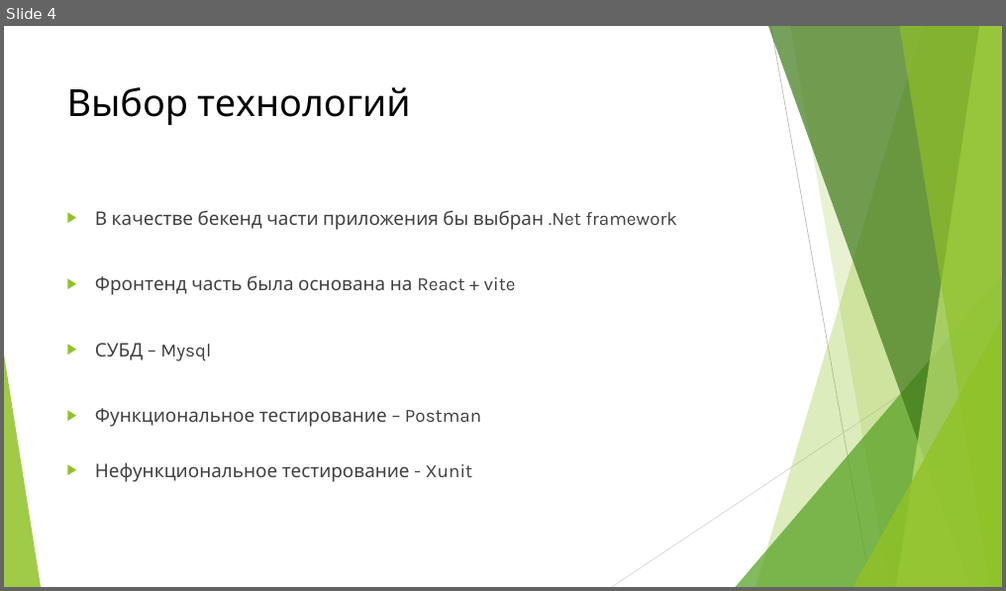
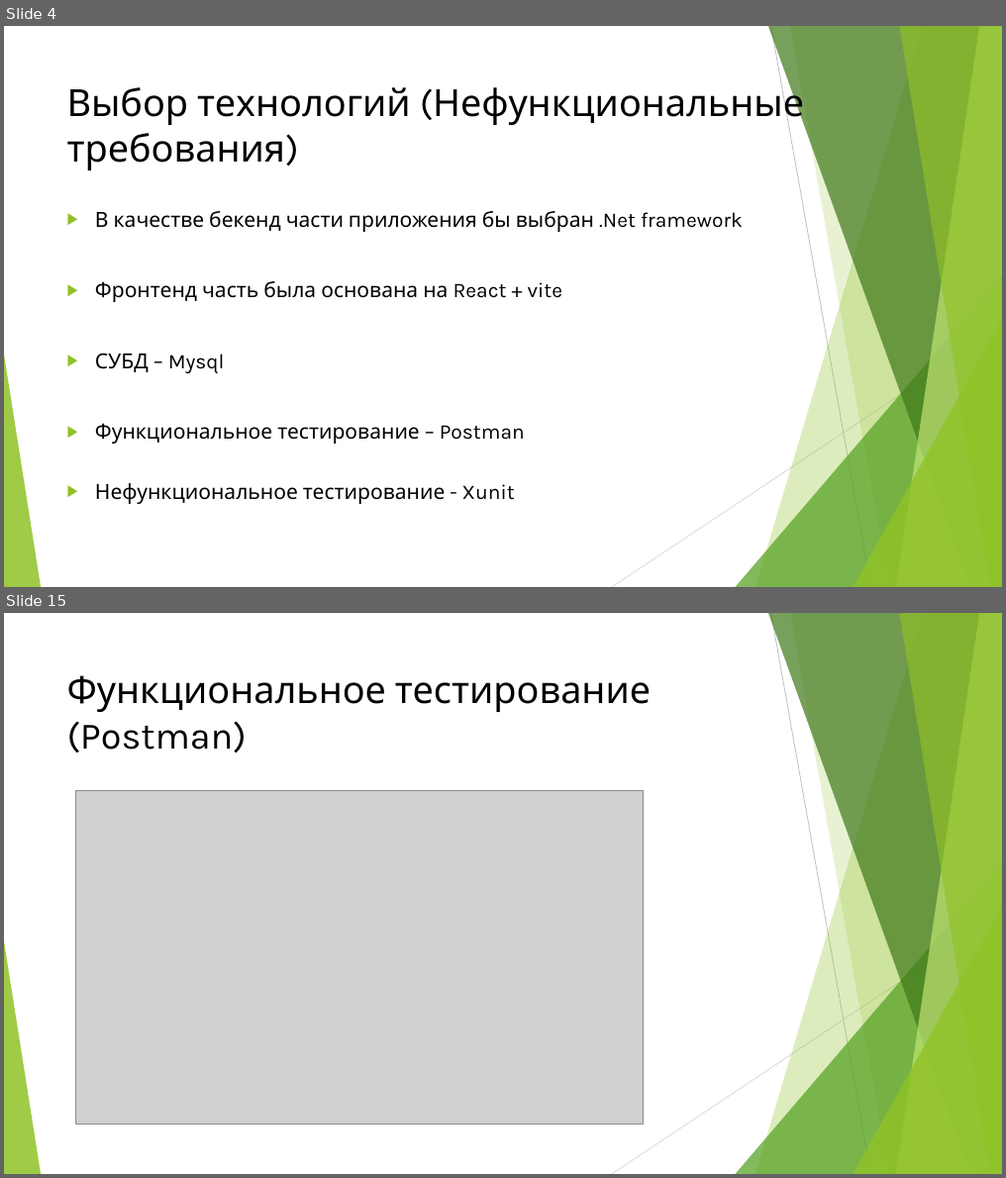
Before and after one commit to r0mbaa/OnlineMovies, a slide deck: Paperworks/Курсовой проект на тему «Онлайн фильмотека».pptx. Shown one above the other, each under a label of ours: slide 4 before the commit, slides 4 and 15 after it; the slides between them are not shown. The pictures are 1006x591 and 1006x1178 pixels, drawn with LibreOffice and Linux fonts; fonts in the diff are those of the drawing; grey boxes stand for pictures. Boxes give left, top, right and bottom in pixels: in the first picture for what was removed or moved away, otherwise in the second. Text is boxed around its words. In the diff, an @@ line names an element or a change of style, - is before the commit and + after.

```diff
--- a/Paperworks/Курсовой проект на тему «Онлайн фильмотека».pptx
+++ b/Paperworks/Курсовой проект на тему «Онлайн фильмотека».pptx
@@ slide 15 added at [4, 613, 1002, 1174], background #FFFFFF; not listed: 10 template elements that a slide beside it also shows @@
@@ title added at [67, 675, 650, 753], 36 pt, text #000000 @@
+Функциональное тестирование
+(Postman)
@@ picture added at [76, 790, 643, 1124] @@
@@ slide 4 changed as well @@
@@ title at [67, 82, 804, 171]: text changed @@
-Выбор технологий
+Выбор технологий (Нефункциональные требования)
@@ text "В качестве бекенд части приложения ..." at [95, 211, 743, 504]: size 18 to 20 pt, text colour #404040 to #000000 @@
```
Also in this commit, not shown: 2 other slides changed, 11 other slides added, 1 other file.
